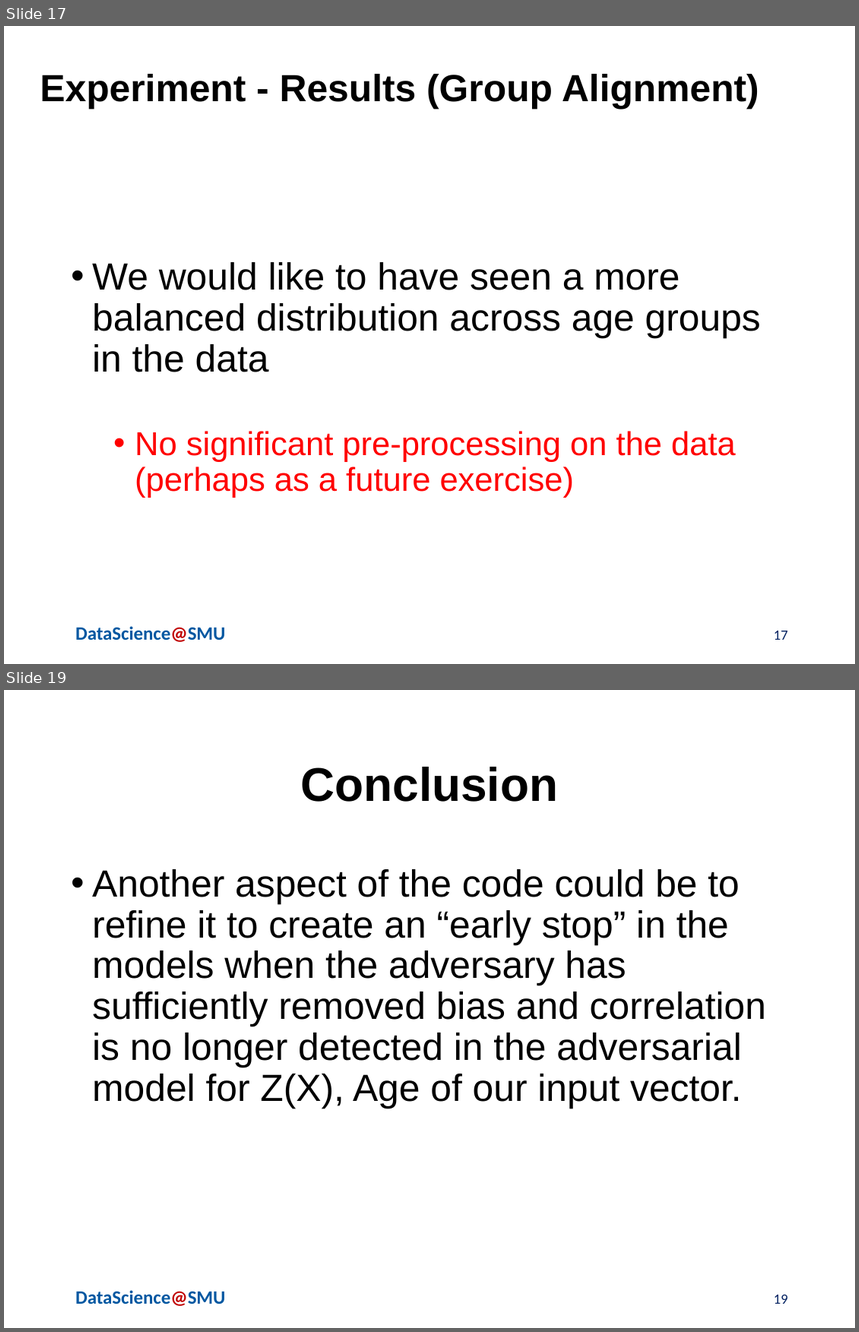
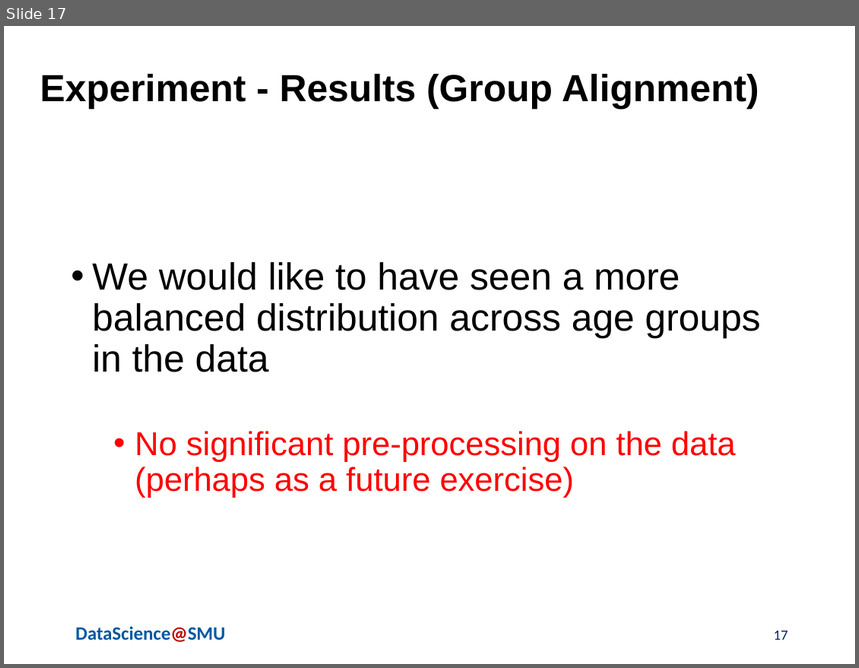
Before and after one commit to skhayden/Reducing-Age-Bias-in-Machine-Learning-An-Algorithmic-Approach, a slide deck: AdversarialBiasPresentation Steven+Solange+Nicole.pptx. Shown one above the other, each under a label of ours: slides 17 and 19 before the commit, slide 17 after it; the slides between them are not shown. The pictures are 859x1332 and 859x668 pixels, drawn with LibreOffice and Linux fonts; fonts in the diff are those of the drawing; background and template pictures are left out. Boxes give left, top, right and bottom in pixels: in the first picture for what was removed or moved away, otherwise in the second. Text is boxed around its words. In the diff, an @@ line names an element or a change of style, - is before the commit and + after.

```diff
--- a/AdversarialBiasPresentation Steven+Solange+Nicole.pptx
+++ b/AdversarialBiasPresentation Steven+Solange+Nicole.pptx
@@ slide 19 removed at (4,690,855,1328), background #FFFFFF; not listed: 1 template element that a slide beside it also shows @@
@@ title removed at (301,767,558,802) @@
-Conclusion
@@ text removed at (92,869,766,1109) @@
-• Another aspect of the code could be to refine it to create an “early stop” in the models when the adversary has sufficiently removed bias and correlation is no longer detected in the adversarial model for Z(X), Age of our input vector.
@@ page number removed at (774,1295,788,1304) @@
-19
```
Also in this commit, not shown: 2 slides changed, 2 slides added, 1 other slide removed, 1 other file.
